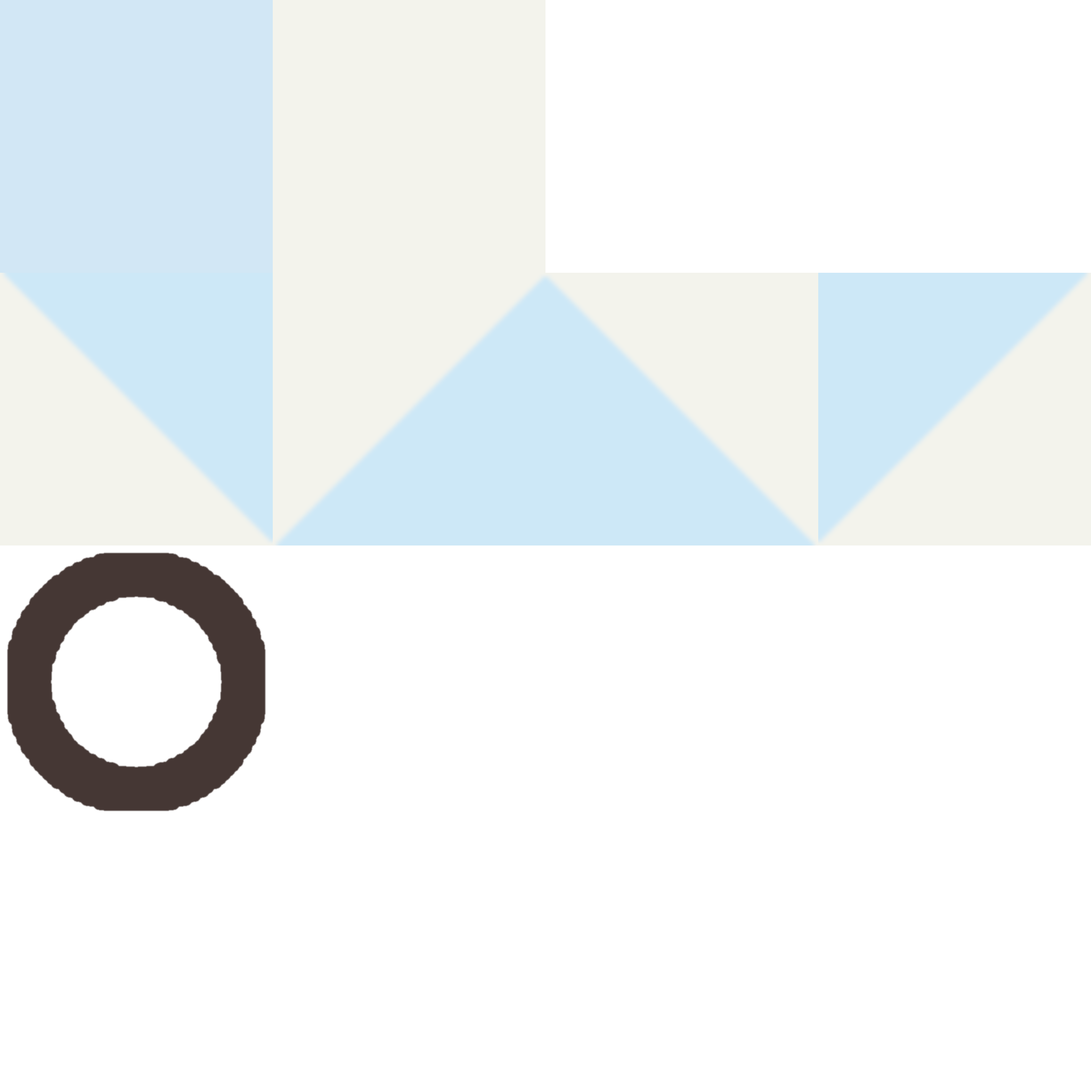
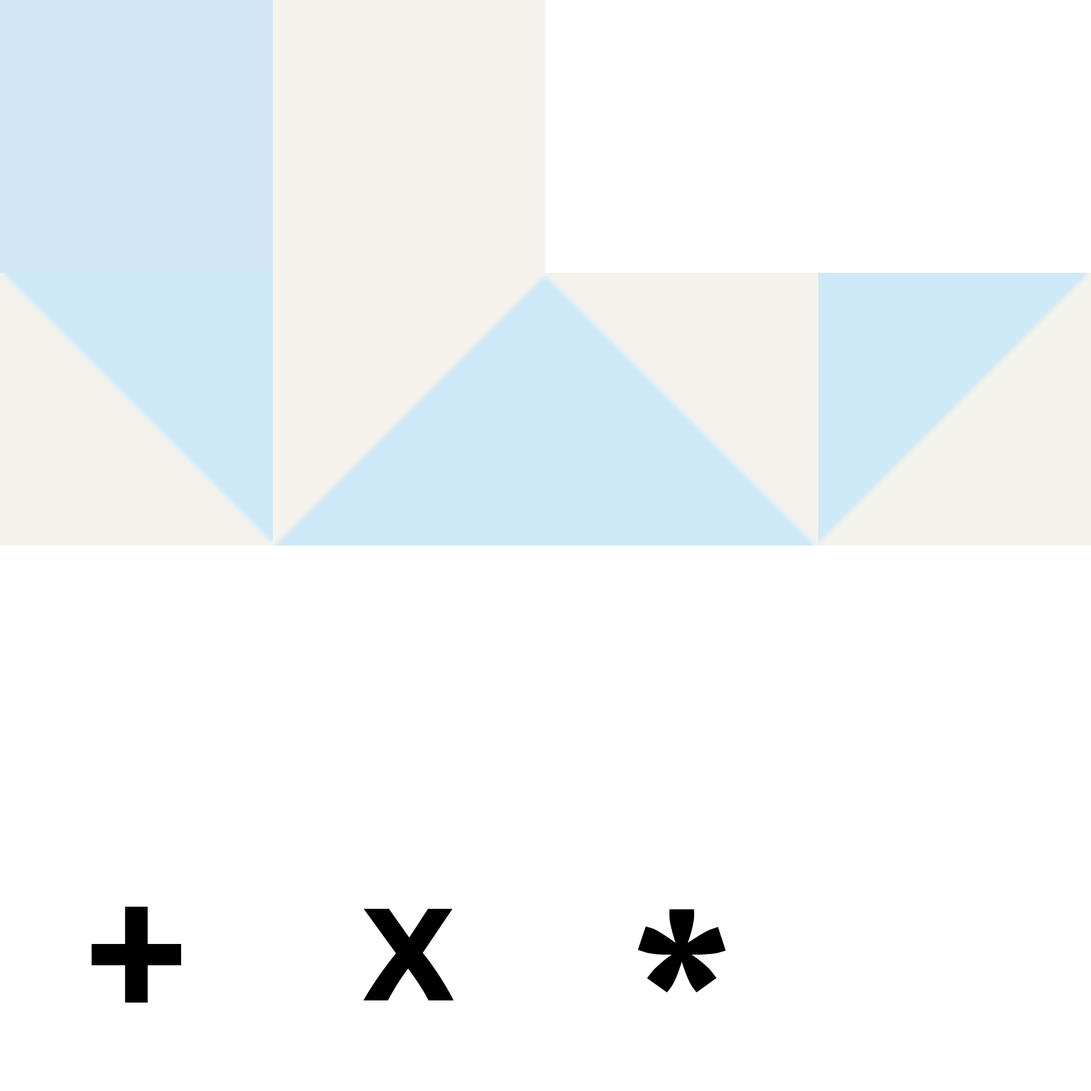
Layer changes from the first w=1091, h=1091 image to the second:
renamed "Layer #1" to "Layer #6", moved it above "Layer #4", painted on it over [6, 552, 267, 813]
added layer "*" above "x" over [637, 909, 727, 993]
added layer "x" above "+" over [363, 909, 455, 1001]
added layer "+" above "Layer #2" over [91, 907, 182, 1004]
